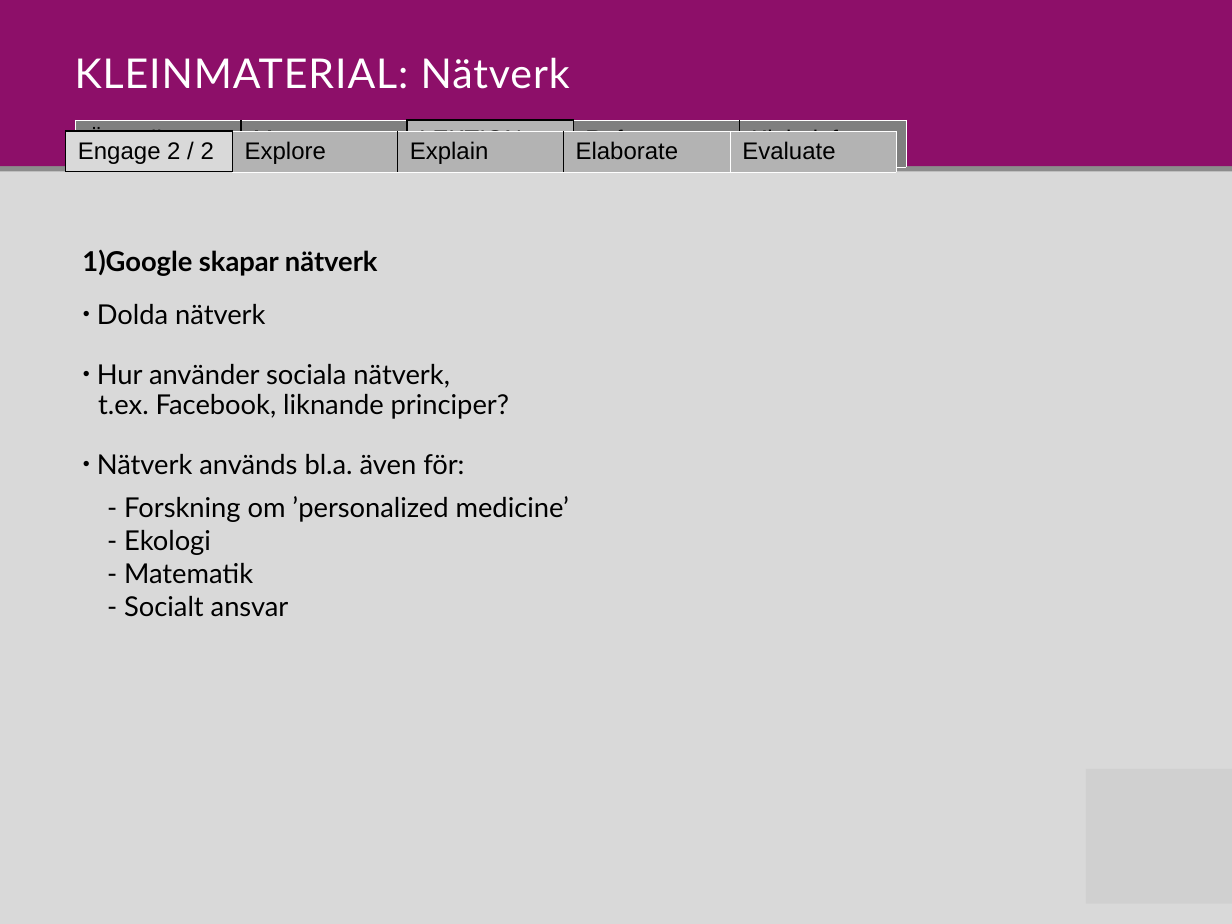
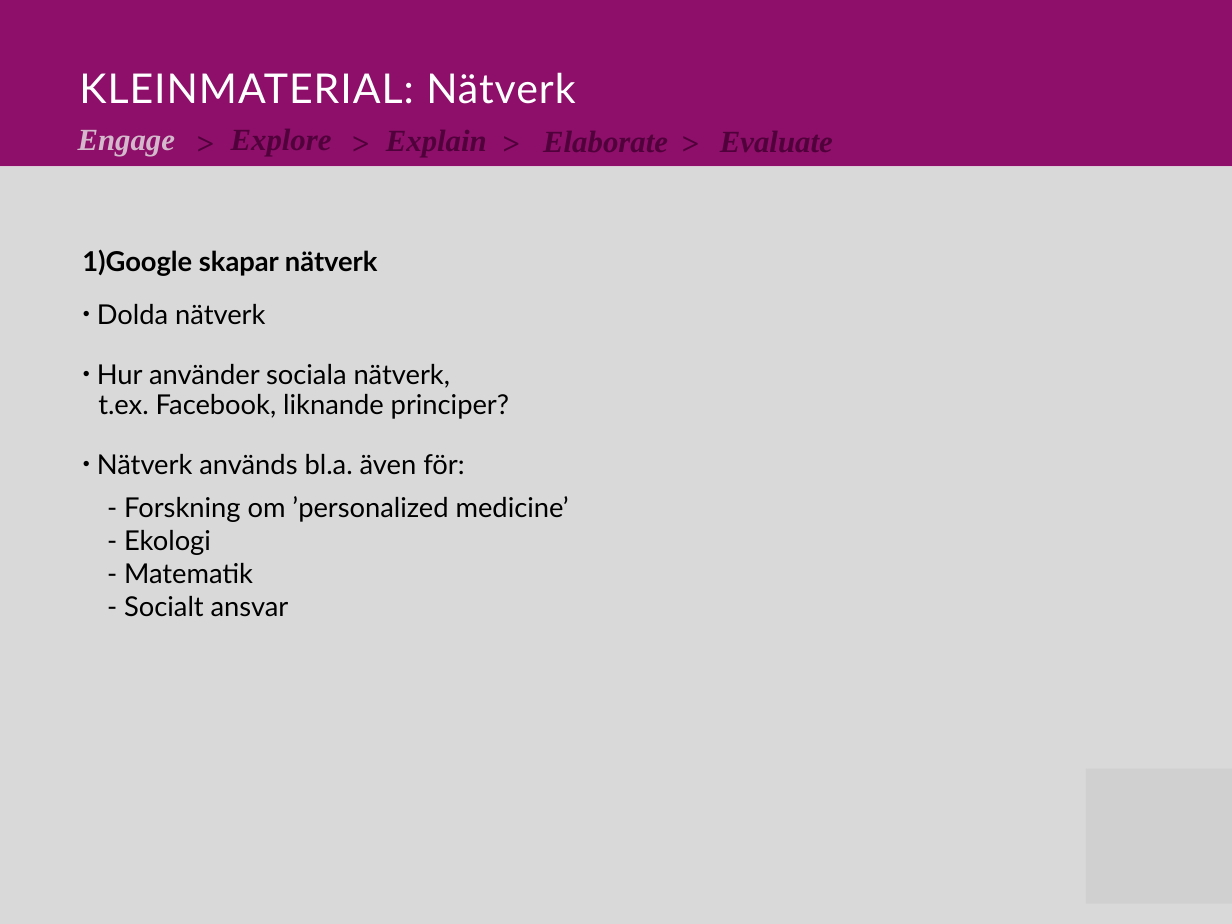
Before and after one commit to Niwsters/teaching-materials-thesis, a slide deck: slide 4 of revisions/2017-nätverk/material_nätverk_revision.pptx. Drawn at 1232x924 pixels with LibreOffice and Linux fonts; fonts in the diff are those of the drawing; grey boxes stand for pictures. Boxes give left, top, right and bottom in pixels: in the first picture for what was removed or moved away, otherwise in the second. Text is boxed around its words. In the diff, an @@ line names an element or a change of style, - is before the commit and + after.

```diff
--- a/revisions/2017-nätverk/material_nätverk_revision.pptx
+++ b/revisions/2017-nätverk/material_nätverk_revision.pptx
@@ text "KLEINMATERIAL: Nätverk" moved from (x1=75, y1=57, x2=570, y2=89) to (x1=79, y1=72, x2=575, y2=104) @@
@@ table removed at (x1=65, y1=131, x2=894, y2=171), 1 rows, 5 columns @@
-Engage 2 / 2 | Explore | Explain | Elaborate | Evaluate
@@ table removed at (x1=75, y1=120, x2=907, y2=166), 1 rows, 5 columns @@
-Översikt | Moment | LEKTION | Referenser | Klein-info
@@ text added at (x1=78, y1=130, x2=175, y2=156), 18 pt, text #D3B9CB, bold, italic @@
+Engage
@@ text added at (x1=196, y1=123, x2=230, y2=154), 18 pt, text #50003A, bold, italic @@
+>
@@ text added at (x1=351, y1=123, x2=386, y2=154), 18 pt, text #50003A, bold, italic @@
+>
@@ text added at (x1=501, y1=123, x2=536, y2=154), 18 pt, text #50003A, bold, italic @@
+>
@@ text added at (x1=681, y1=123, x2=716, y2=154), 18 pt, text #50003A, bold, italic @@
+>
@@ freeform shape resized from (x1=0, y1=171, x2=1232, y2=924) to (x1=0, y1=166, x2=1232, y2=924) @@
@@ freeform shape removed at (x1=0, y1=166, x2=1232, y2=924) @@
```
Also in this commit, not shown: 9 other slides changed, 2 other files.
